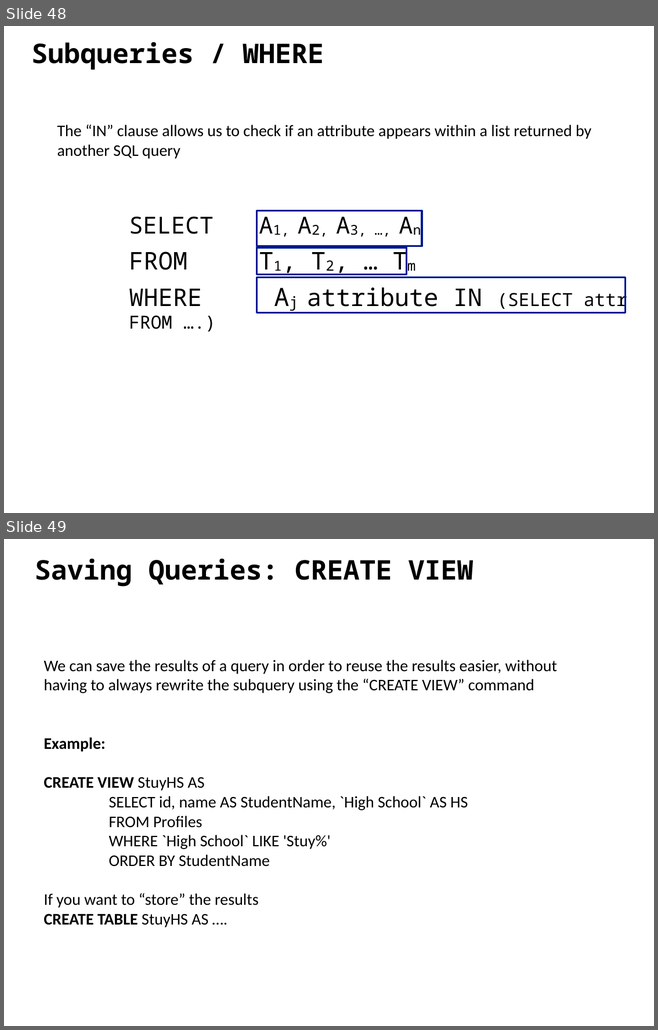
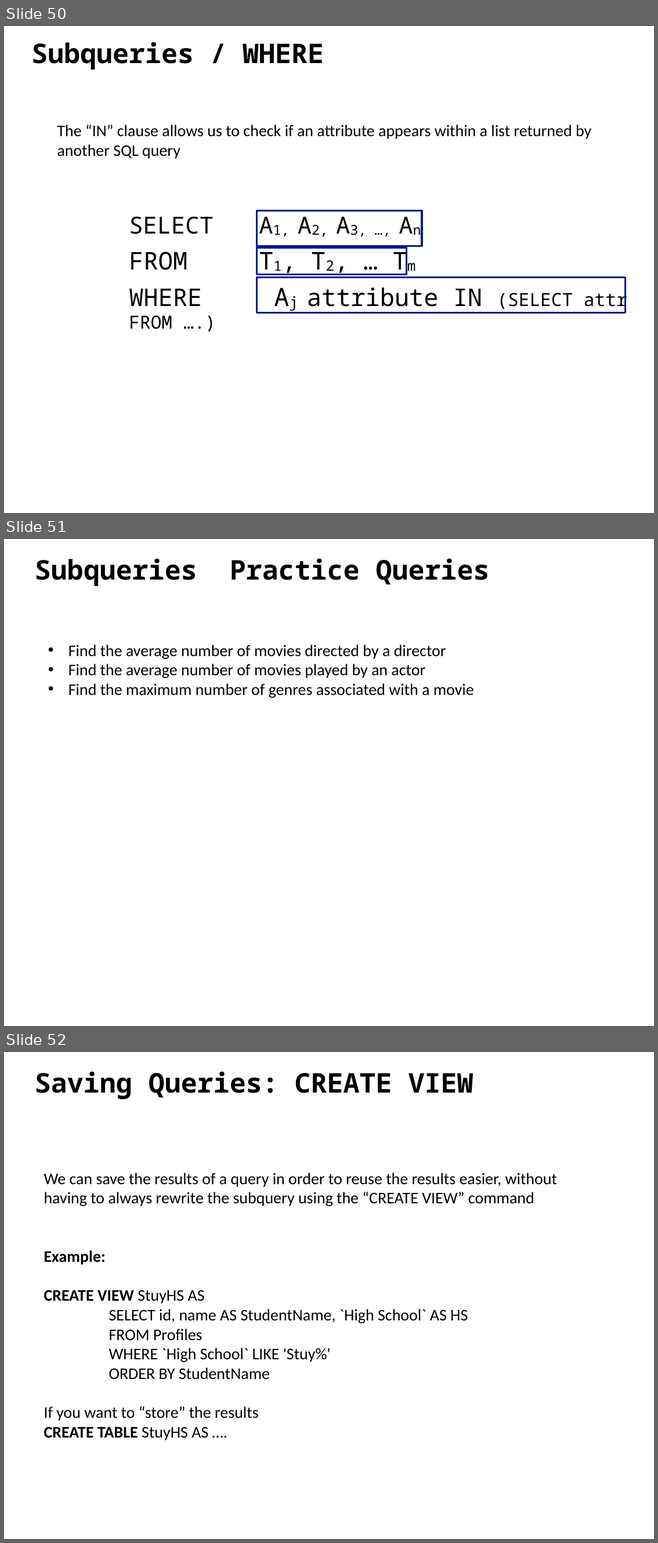
Before and after one commit to ipeirotis/dealing_with_data, a slide deck: 3-SQL/C-SQL.pptx. Shown one above the other, each under a label of ours: slides 48 and 49 before the commit, slides 50, 51 and 52 after it. The pictures are 658x1030 and 658x1543 pixels, drawn with LibreOffice and Linux fonts; fonts in the diff are those of the drawing. Boxes give left, top, right and bottom in pixels: in the first picture for what was removed or moved away, otherwise in the second. Text is boxed around its words. In the diff, an @@ line names an element or a change of style, - is before the commit and + after.

```diff
--- a/3-SQL/C-SQL.pptx
+++ b/3-SQL/C-SQL.pptx
@@ slide 51 added at (x1=4, y1=539, x2=654, y2=1026), background #FFFFFF @@
@@ text added at (x1=35, y1=558, x2=489, y2=587), 30 pt, text #000000, bold @@
+Subqueries Practice Queries
@@ text added at (x1=68, y1=645, x2=474, y2=698), 18 pt, text #000000 @@
+• Find the average number of movies directed by a director
+• Find the average number of movies played by an actor
+• Find the maximum number of genres associated with a movie
@@ what was slide 48 is now slide 50 @@
@@ what was slide 49 is now slide 52 @@
```
Also in this commit, not shown: 6 slides changed, 2 other slides added, 1 other file.
